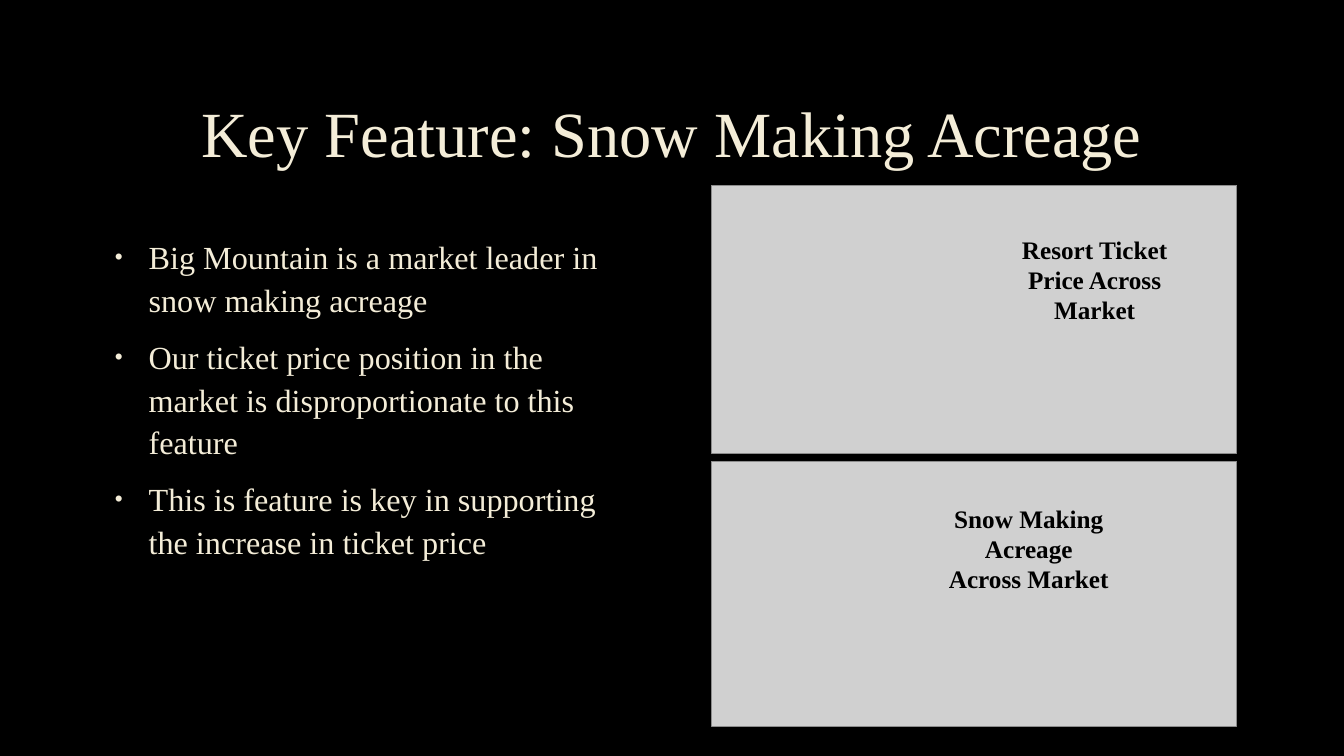
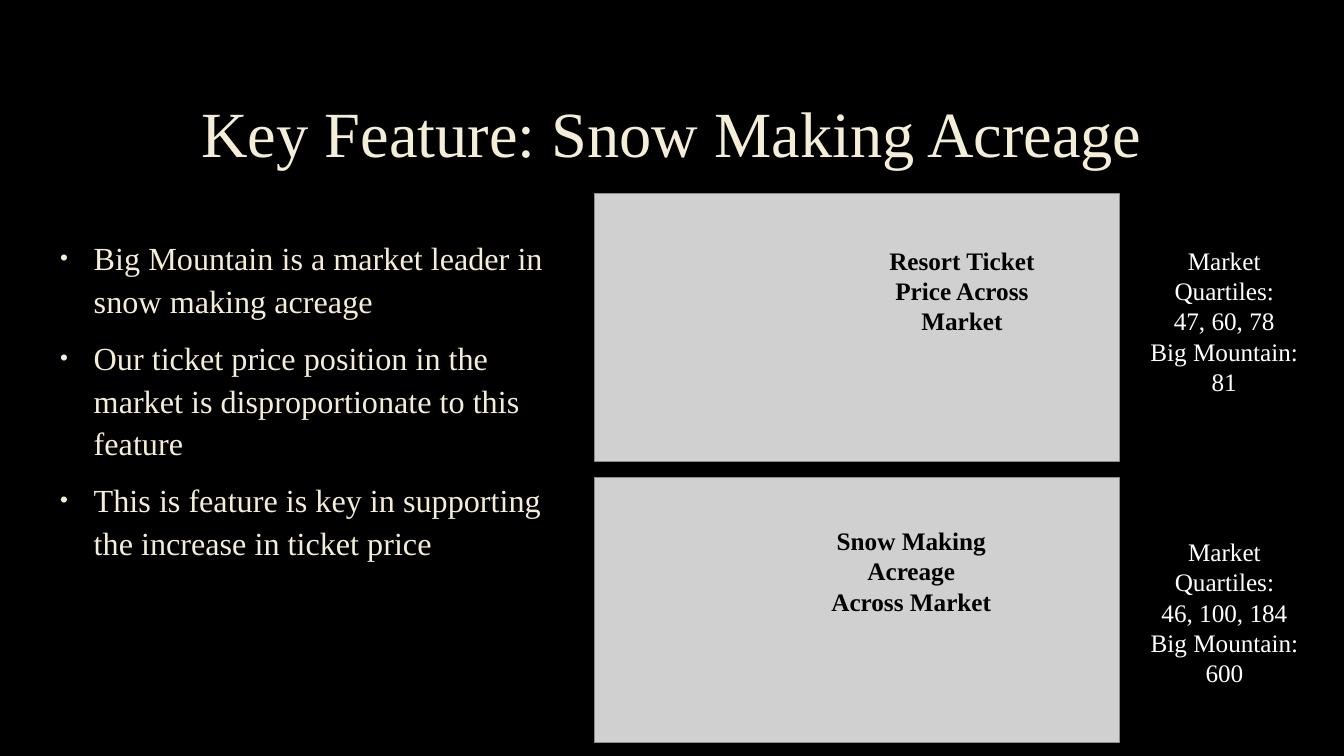
Before and after one commit to Aisling-C/DataScienceGuidedCapstone, a slide deck: slide 5 of Reports/Guided Capstone Presentation.pptx. Drawn at 1344x756 pixels with LibreOffice and Linux fonts; fonts in the diff are those of the drawing; grey boxes stand for pictures; background and template pictures are left out. Boxes give left, top, right and bottom in pixels: in the first picture for what was removed or moved away, otherwise in the second. Text is boxed around its words. In the diff, an @@ line names an element or a change of style, - is before the commit and + after.

```diff
--- a/Reports/Guided Capstone Presentation.pptx
+++ b/Reports/Guided Capstone Presentation.pptx
@@ picture moved from (x1=712, y1=186, x2=1237, y2=454) to (x1=595, y1=194, x2=1120, y2=462) @@
@@ text "Big Mountain is a market ..." moved from (x1=149, y1=246, x2=597, y2=561) to (x1=94, y1=247, x2=543, y2=562) @@
@@ text "Resort Ticket Price Across Market" moved from (x1=1022, y1=241, x2=1167, y2=320) to (x1=889, y1=252, x2=1034, y2=331) @@
@@ text added at (x1=1150, y1=252, x2=1298, y2=392), 18 pt, text #FFFFFF @@
+  Market Quartiles:
+  47, 60, 78
+  Big Mountain:
+  81
@@ picture moved from (x1=712, y1=462, x2=1237, y2=727) to (x1=595, y1=478, x2=1120, y2=743) @@
@@ text "Snow Making Acreage Across Market" moved from (x1=949, y1=510, x2=1108, y2=589) to (x1=831, y1=532, x2=991, y2=612) @@
@@ text added at (x1=1151, y1=543, x2=1298, y2=683), 18 pt, text #FFFFFF @@
+  Market Quartiles:
+  46, 100, 184
+  Big Mountain:
+  600
```
Also in this commit, not shown: 2 other slides changed, 2 other files.
